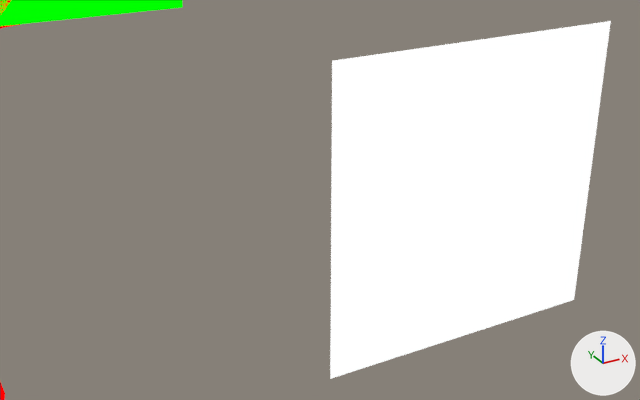
Two versions of the Blender file assets-source/blender/motion/parasaurolophus-sneeze.blend, one commit apart.
Both versions are drawn from a 50 mm lens placed at (60.57, -33.57, 30.48), pointed at (62.84, -29.45, 28.42). The lights are fixed; the arrows at lower right show +X, +Y and +Z. The first picture is the older version.

Names of what the first picture shows: 'DinoTycoon_Motion_parasaurolophus_sneeze_eye', 'DinoTycoon_Motion_parasaurolophus_sneeze_jaw' and 1 more.
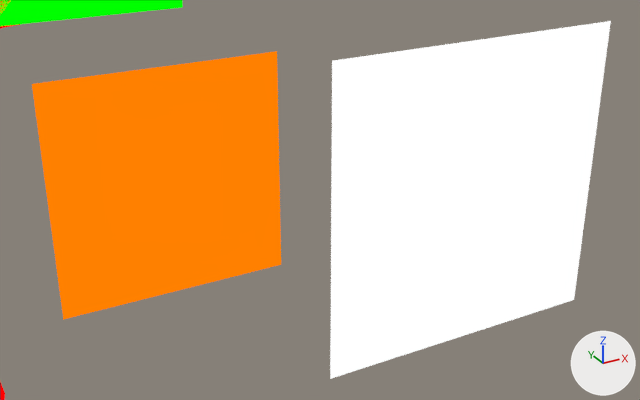
Boxes (x1, y1, x2, y2) around the edits, measured in the pictures (640 x 400 px):
'DinoTycoon_Motion_parasaurolophus_sneeze_eye_white', added (orange): after (32, 51, 281, 320)

What changed in the scene script:
```text
Add mat_dinotycoon_role_y:
    mat_dinotycoon_role_y = emission_material('DinoTycoon_Role_Y')
    mat_dinotycoon_role_y.base_color = (1.0, 0.216, 0.0)  # orange #ff8000
Add me_dinotycoon_motion_parasaurolophus_sneeze_sample_eye_white:
    me_dinotycoon_motion_parasaurolophus_sneeze_sample_eye_white.from_pydata([(61.4, -29.0, 29.2), (62.8, -29.0, 29.2), (62.8, -29.0, 27.8), (61.4, -29.0, 27.8), (61.4, -29.0, 29.2), (62.8, -29.0, 29.2), (62.8, -29.0, 27.8), (61.4, -29.0, 27.8)], [], [(3, 2, 1, 0), (4, 5, 6, 7), (0, 1, 5, 4), (1, 2, 6, 5), (2, 3, 7, 6), (3, 0, 4, 7)])
    me_dinotycoon_motion_parasaurolophus_sneeze_sample_eye_white.materials.append(mat_dinotycoon_role_y)  # orange #ff8000
Add ob_dinotycoon_motion_parasaurolophus_sneeze_eye_white:
    ob_dinotycoon_motion_parasaurolophus_sneeze_eye_white = bpy.data.objects.new('DinoTycoon_Motion_parasaurolophus_sneeze_eye_white', me_dinotycoon_motion_parasaurolophus_sneeze_sample_eye_white)
    ob_dinotycoon_motion_parasaurolophus_sneeze_eye_white.location = (0.0, 0.0, 0.0)
```
